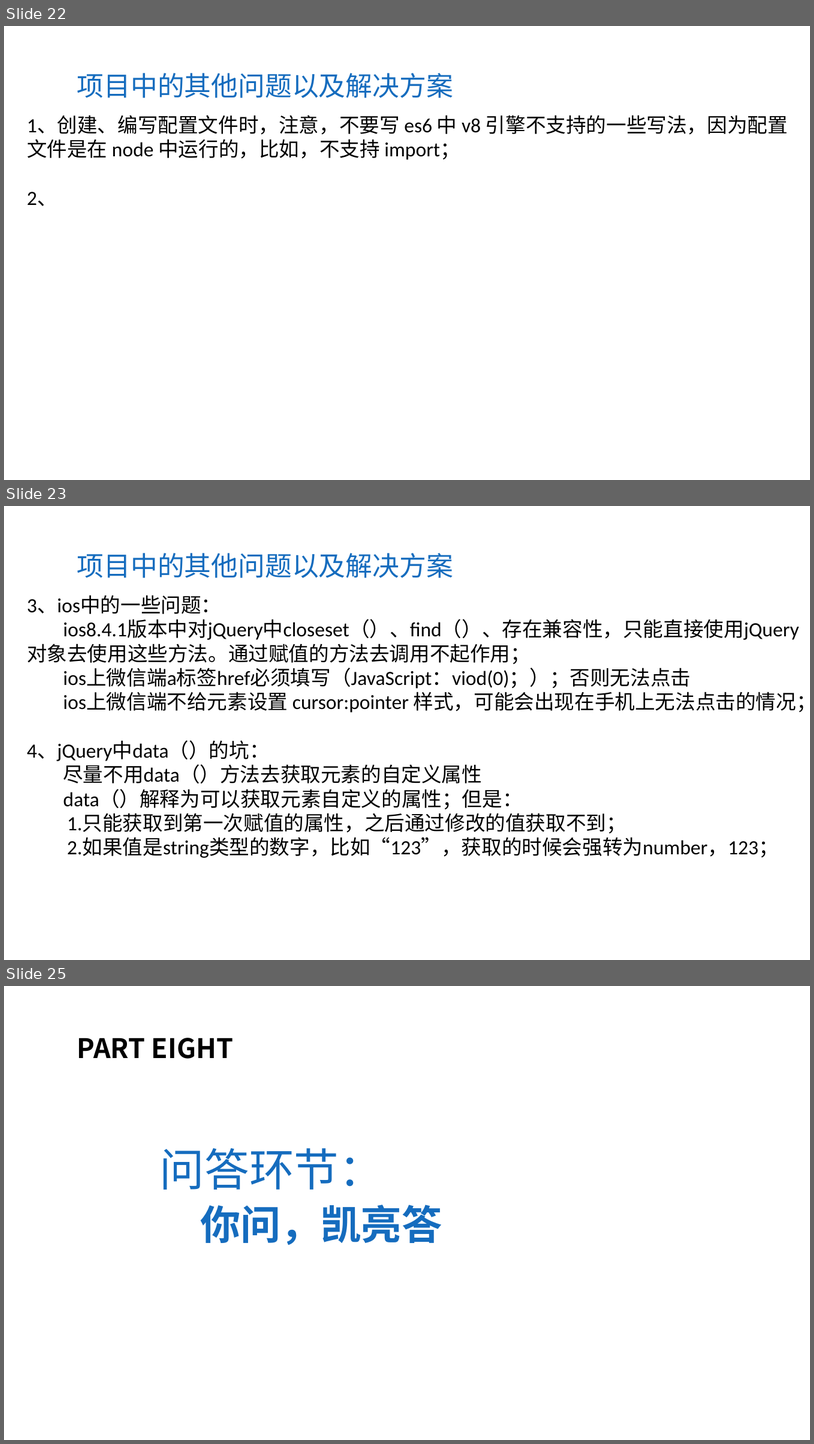
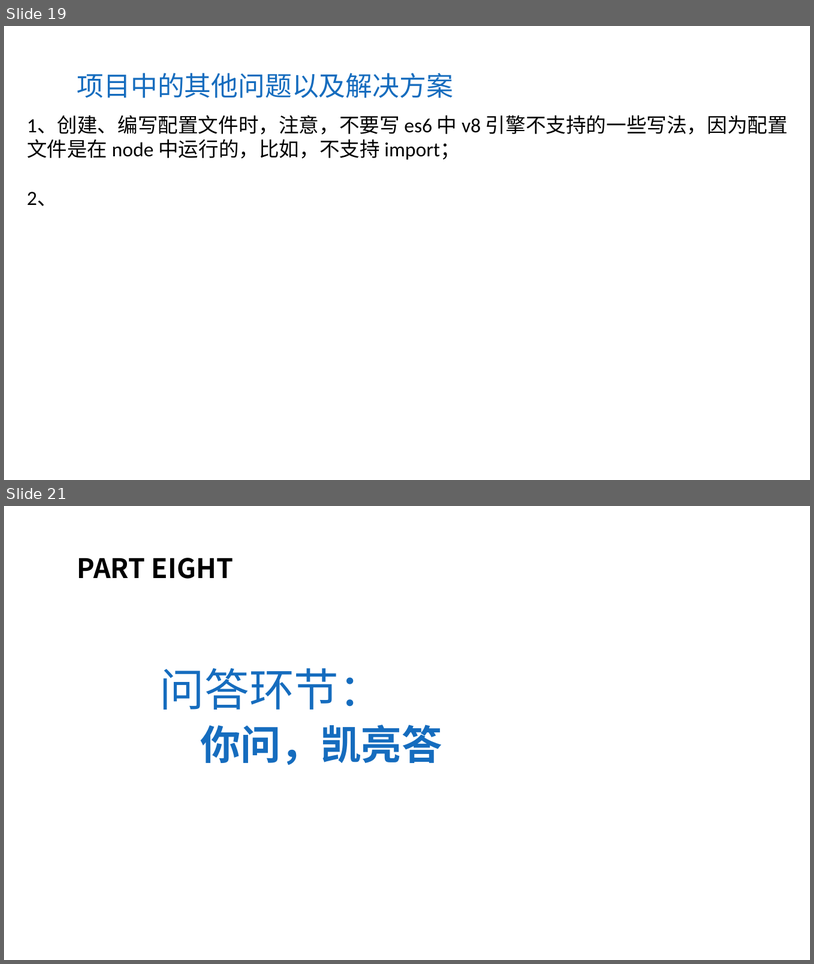
Before and after one commit to aYangLi/webpack-share, a slide deck: 20171208-李晨阳-Vue.js多页面项目Webpack配置方案.pptx. Shown one above the other, each under a label of ours: slides 22, 23 and 25 before the commit, slides 19 and 21 after it; the slides between them are not shown. The pictures are 814x1444 and 814x964 pixels, drawn with LibreOffice and Linux fonts; fonts in the diff are those of the drawing; background and template pictures are left out. Boxes give left, top, right and bottom in pixels: in the first picture for what was removed or moved away, otherwise in the second. Text is boxed around its words. In the diff, an @@ line names an element or a change of style, - is before the commit and + after.

Commit message:
ppt 修改完善

```diff
--- a/20171208-李晨阳-Vue.js多页面项目Webpack配置方案.pptx
+++ b/20171208-李晨阳-Vue.js多页面项目Webpack配置方案.pptx
@@ slide 23 removed at box(4, 506, 810, 960), background picture (left out) @@
@@ text removed at box(77, 553, 453, 578) @@
-项目中的其他问题以及解决方案
@@ text removed at box(27, 596, 810, 858) @@
-3、ios中的一些问题：
-ios8.4.1版本中对jQuery中closeset（）、find（）、存在兼容性，只能直接使用jQuery对象去使用这些方法。通过赋值的方法去调用不起作用；
-ios上微信端a标签href必须填写（JavaScript：viod(0)；）；否则无法点击
-ios上微信端不给元素设置 cursor:pointer 样式，可能会出现在手机上无法点击的情况；
-4、jQuery中data（）的坑：
-尽量不用data（）方法去获取元素的自定义属性
-data（）解释为可以获取元素自定义的属性；但是：
-  1.只能获取到第一次赋值的属性，之后通过修改的值获取不到；
-2.如果值是string类型的数字，比如“123”，获取的时候会强转为number，123；
@@ what was slide 22 is now slide 19 @@
@@ what was slide 25 is now slide 21 @@
```
Also in this commit, not shown: 2 slides changed, 1 slide added, 4 other slides removed.
